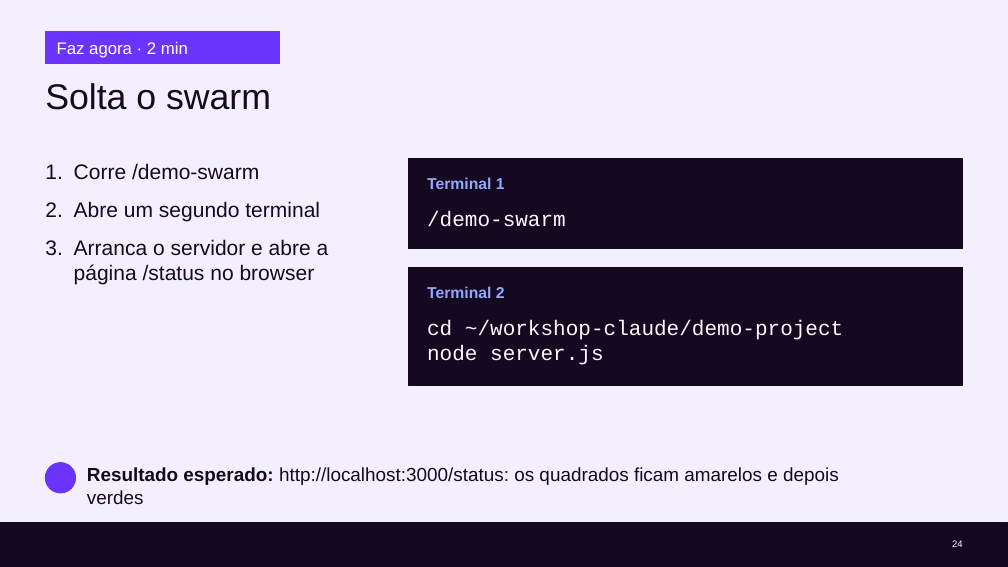
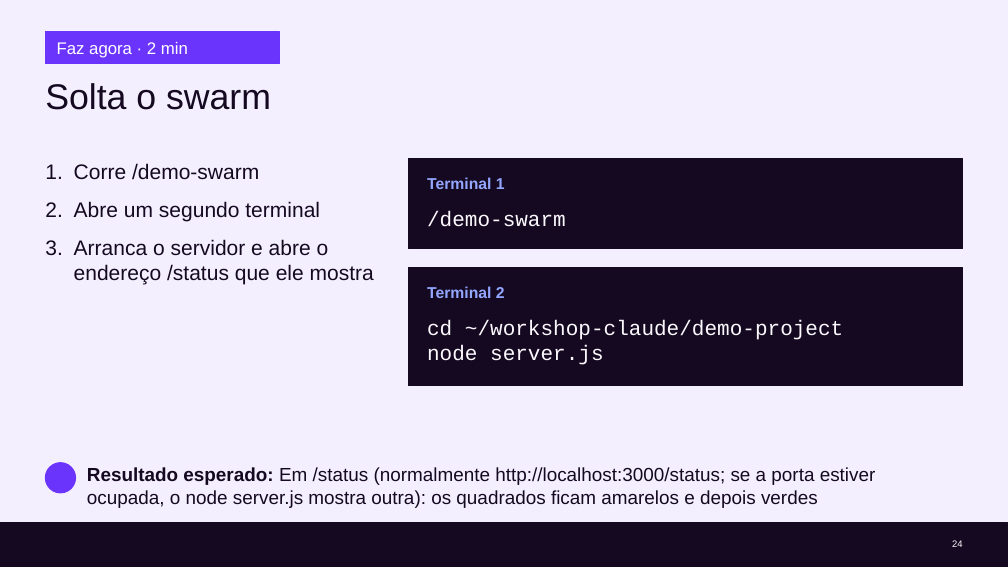
Before and after one commit to cx-guilherme-pinto/workshop-claude, a slide deck: slide 24 of slides/workshop.pptx. Drawn at 1008x567 pixels with LibreOffice and Linux fonts; fonts in the diff are those of the drawing; background and template pictures are left out. Boxes give left, top, right and bottom in pixels: in the first picture for what was removed or moved away, otherwise in the second. Text is boxed around its words. In the diff, an @@ line names an element or a change of style, - is before the commit and + after.

```diff
--- a/slides/workshop.pptx
+++ b/slides/workshop.pptx
@@ text at (x1=74, y1=239, x2=374, y2=285): text changed @@
-3. Arranca o servidor e abre a página /status no browser
+3. Arranca o servidor e abre o endereço /status que ele mostra
@@ text at (x1=87, y1=467, x2=876, y2=508): text changed @@
-Resultado esperado: http://localhost:3000/status: os quadrados ficam amarelos e depois verdes
+Resultado esperado: Em /status (normalmente http://localhost:3000/status; se a porta estiver ocupada, o node server.js mostra outra): os quadrados ficam amarelos e depois verdes
```
Also in this commit, not shown: 33 other files.
